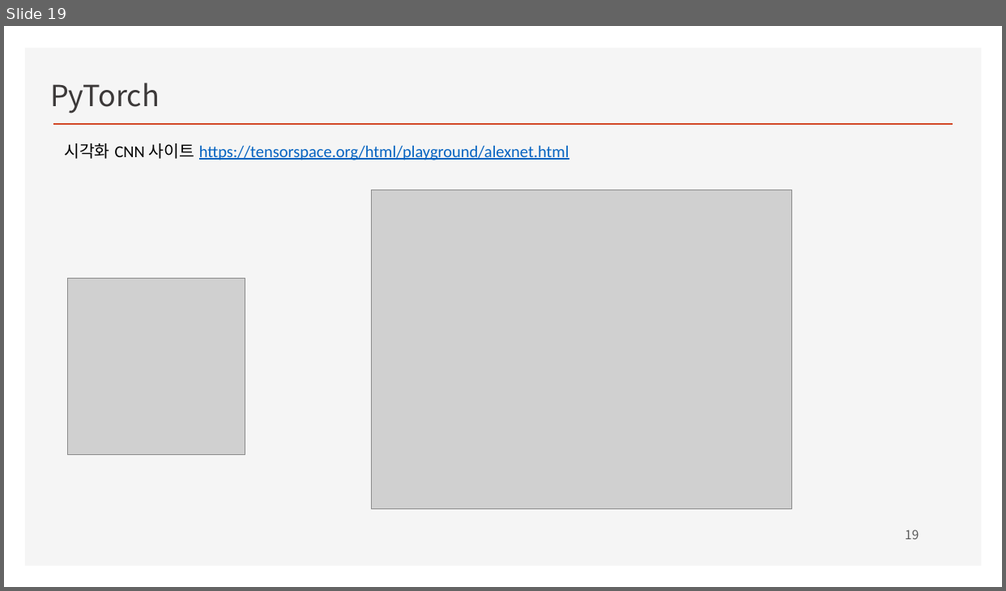
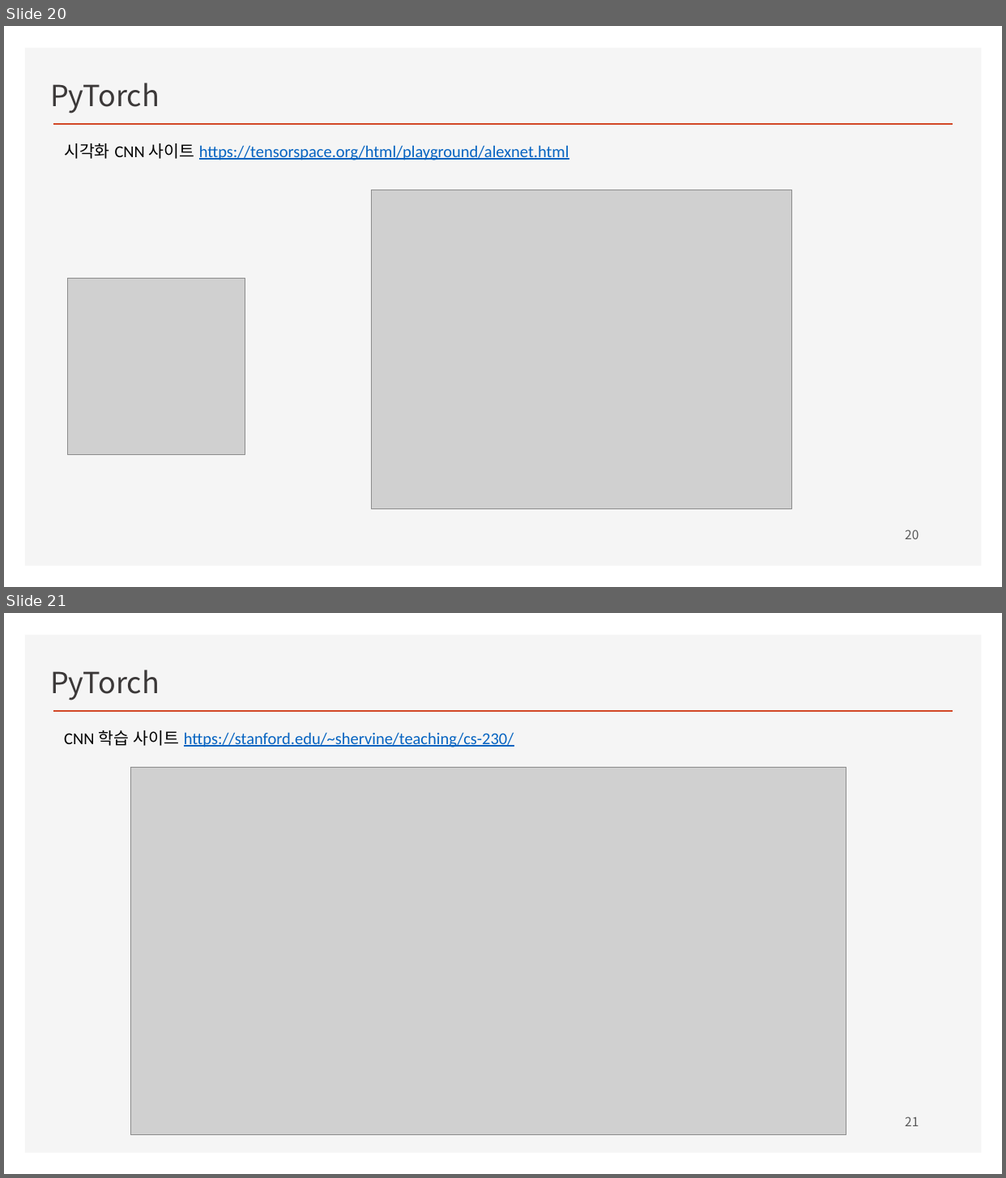
Before and after one commit to ancestor9/2026_Fall_Deep-Learning-with-Python, a slide deck: CNN.pptx. Shown one above the other, each under a label of ours: slide 19 before the commit, slides 20 and 21 after it. The pictures are 1006x591 and 1006x1178 pixels, drawn with LibreOffice and Linux fonts; fonts in the diff are those of the drawing; grey boxes stand for pictures; background and template pictures are left out. Boxes give left, top, right and bottom in pixels: in the first picture for what was removed or moved away, otherwise in the second. Text is boxed around its words. In the diff, an @@ line names an element or a change of style, - is before the commit and + after.

```diff
--- a/CNN.pptx
+++ b/CNN.pptx
@@ slide 21 added at <box>4,613,1002,1174</box>, background #FFFFFF; not listed: 2 template elements that a slide beside it also shows @@
@@ text added at <box>50,670,160,700</box>, 28 pt, text #3B3838 @@
+PyTorch
@@ text added at <box>64,730,513,747</box>, 16 pt, text #0563C1, underline @@
+CNN 학습 사이트 https://stanford.edu/~shervine/teaching/cs-230/
@@ picture added at <box>131,767,846,1135</box> @@
@@ page number added at <box>905,1117,918,1127</box>, 12 pt, text #595959 @@
+21
@@ what was slide 19 is now slide 20 @@
@@ page number at <box>905,530,918,540</box>: text changed @@
-19
+20
```
Also in this commit, not shown: 1 slide changed, 1 other slide added.
